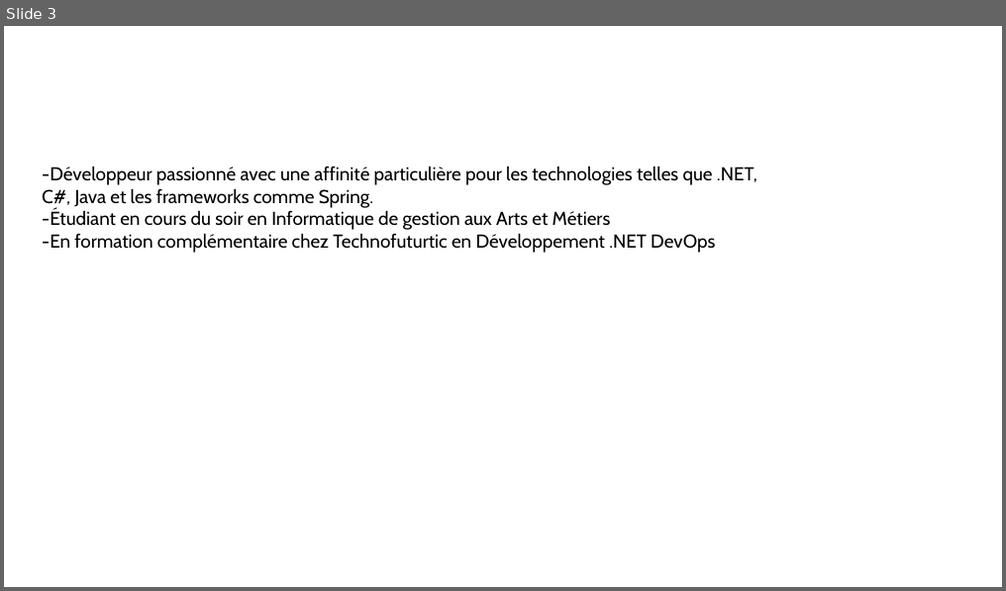
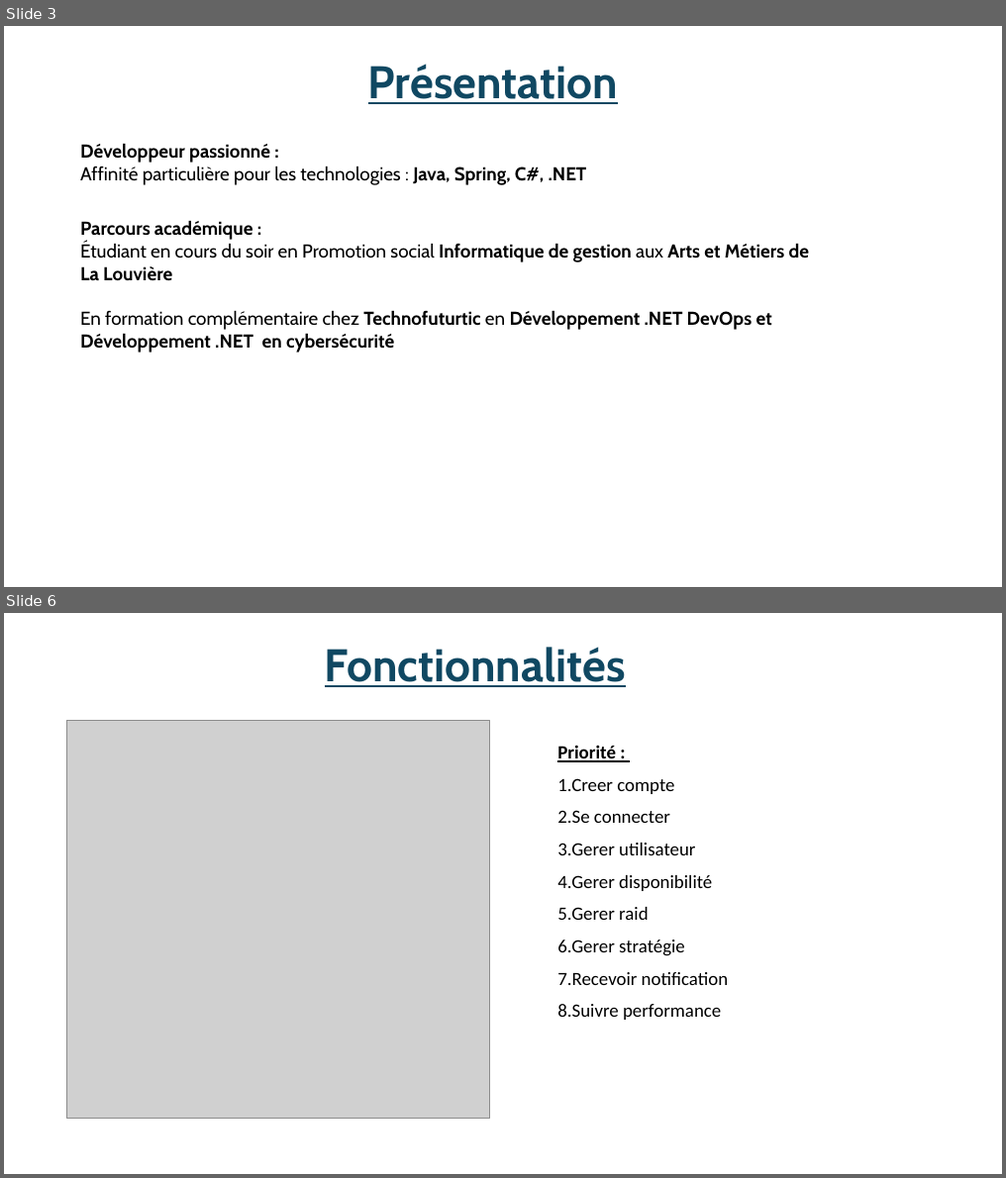
Before and after one commit to Epestia/RaidPlanner, a slide deck: RaidPlanner.Analyse/Presentation/Présentation1.pptx. Shown one above the other, each under a label of ours: slide 3 before the commit, slides 3 and 6 after it; the slides between them are not shown. The pictures are 1006x591 and 1006x1178 pixels, drawn with LibreOffice and Linux fonts; fonts in the diff are those of the drawing; grey boxes stand for pictures. Boxes give left, top, right and bottom in pixels: in the first picture for what was removed or moved away, otherwise in the second. Text is boxed around its words. In the diff, an @@ line names an element or a change of style, - is before the commit and + after.

```diff
--- a/RaidPlanner.Analyse/Presentation/Présentation1.pptx
+++ b/RaidPlanner.Analyse/Presentation/Présentation1.pptx
@@ slide 6 added at bbox=[4, 613, 1002, 1174], background #FFFFFF @@
@@ text added at bbox=[325, 647, 626, 687], 44 pt, text #104862, bold, underline @@
+Fonctionnalités
@@ picture added at bbox=[66, 721, 489, 1118] @@
@@ text added at bbox=[557, 745, 729, 1020], 18 pt, text #000000 @@
+Priorité :
+1.Creer compte
+2.Se connecter
+3.Gerer utilisateur
+4.Gerer disponibilité
+5.Gerer raid
+6.Gerer stratégie
+7.Recevoir notification
+8.Suivre performance
@@ slide 3 changed as well @@
@@ text added at bbox=[368, 64, 618, 104], 44 pt, text #104862, bold, underline @@
+Présentation
@@ text added at bbox=[80, 143, 587, 185], 18 pt, text #000000, bold @@
+Développeur passionné :
+Affinité particulière pour les technologies : Java, Spring, C#, .NET
@@ text at bbox=[80, 220, 810, 353]: text changed; bold on @@
--Développeur passionné avec une affinité particulière pour les technologies telles que .NET, C#, Java et les frameworks comme Spring.
--Étudiant en cours du soir en Informatique de gestion aux Arts et Métiers
--En formation complémentaire chez Technofuturtic en Développement .NET DevOps
+Parcours académique :
+Étudiant en cours du soir en Promotion social Informatique de gestion aux Arts et Métiers de La Louvière
+En formation complémentaire chez Technofuturtic en Développement .NET DevOps et Développement .NET en cybersécurité
```
Also in this commit, not shown: 12 other slides added, 2 slides removed, 39 other files.
